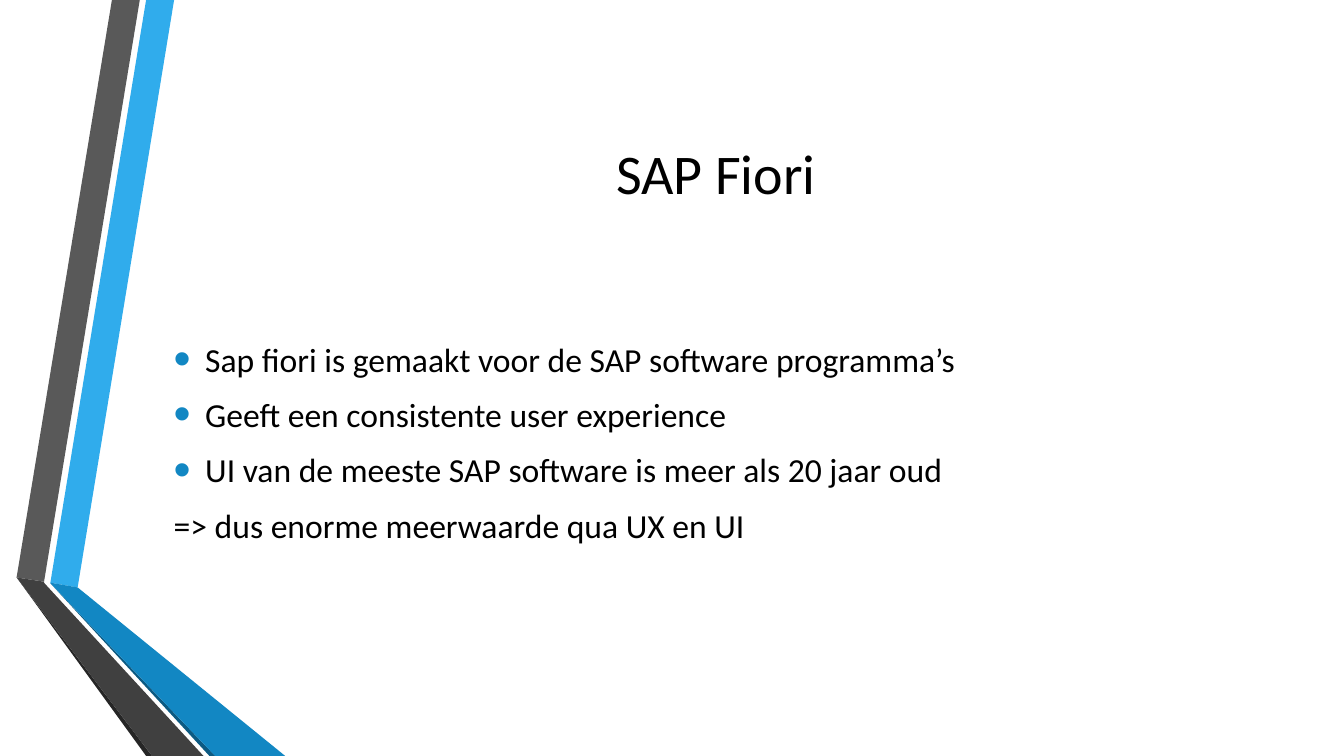
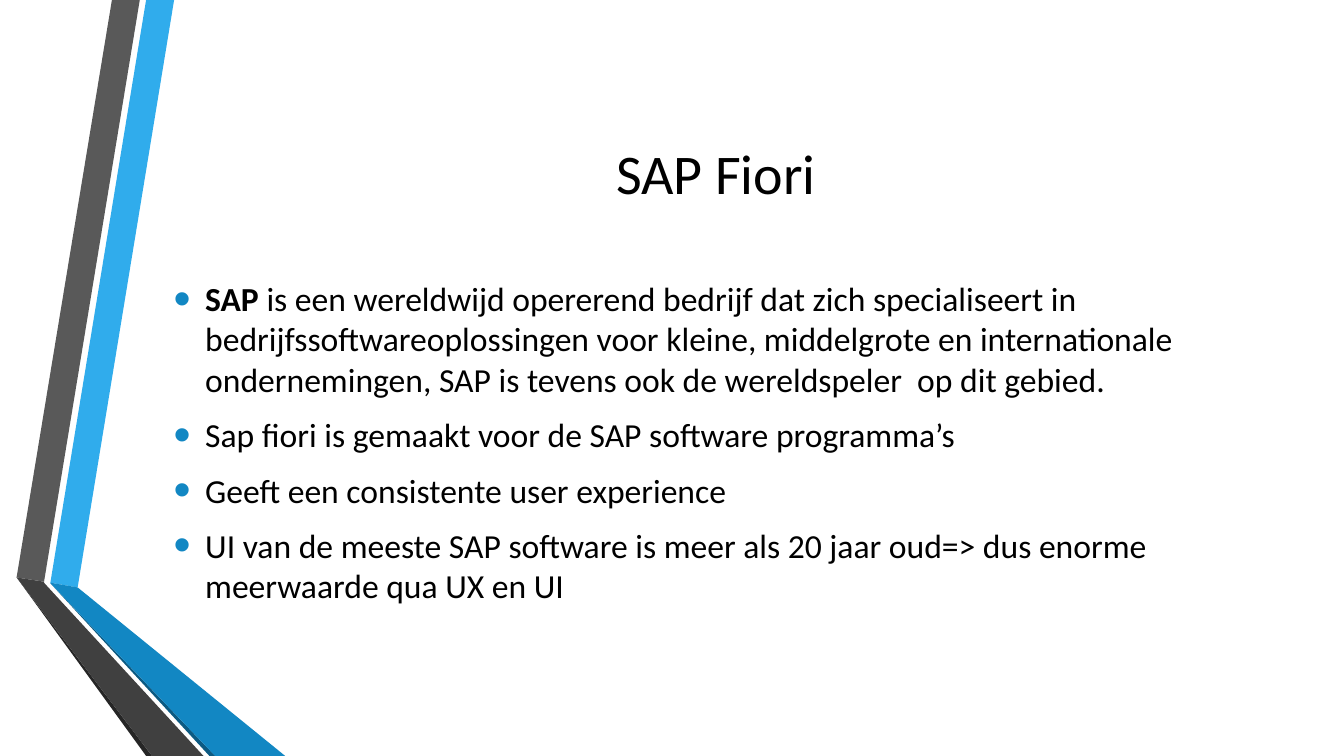
Before and after one commit to stinooww/webresearch, a slide deck: slide 4 of nieuwe technologie/slidedeck/sapui5.pptx. Drawn at 1344x756 pixels with LibreOffice and Linux fonts; fonts in the diff are those of the drawing; background and template pictures are left out. Boxes give left, top, right and bottom in pixels: in the first picture for what was removed or moved away, otherwise in the second. Text is boxed around its words. In the diff, an @@ line names an element or a change of style, - is before the commit and + after.

```diff
--- a/nieuwe technologie/slidedeck/sapui5.pptx
+++ b/nieuwe technologie/slidedeck/sapui5.pptx
@@ text at (205, 287, 1172, 398): paragraph added @@
+• SAP is een wereldwijd opererend bedrijf dat zich specialiseert in bedrijfssoftwareoplossingen voor kleine, middelgrote en internationale ondernemingen, SAP is tevens ook de wereldspeler op dit gebied.
@@ text at (205, 534, 1146, 604): text changed @@
-• UI van de meeste SAP software is meer als 20 jaar oud
-=> dus enorme meerwaarde qua UX en UI
+• UI van de meeste SAP software is meer als 20 jaar oud=> dus enorme meerwaarde qua UX en UI
```
Also in this commit, not shown: 6 other slides changed, 12 other files.
